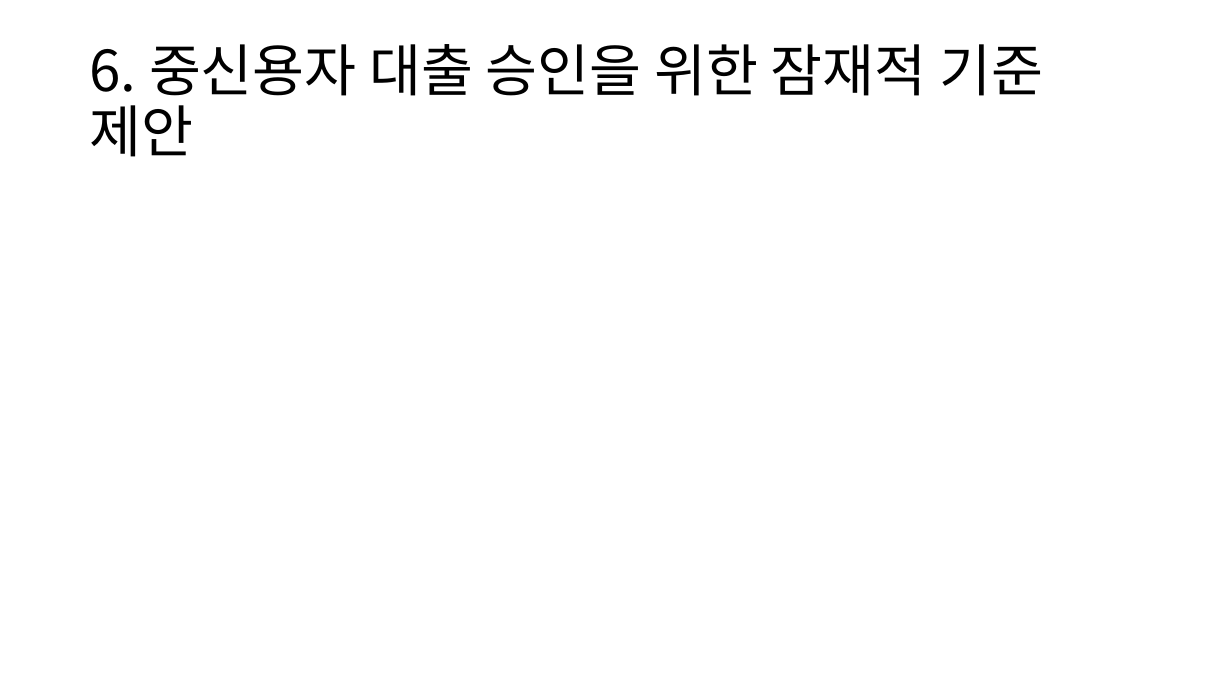
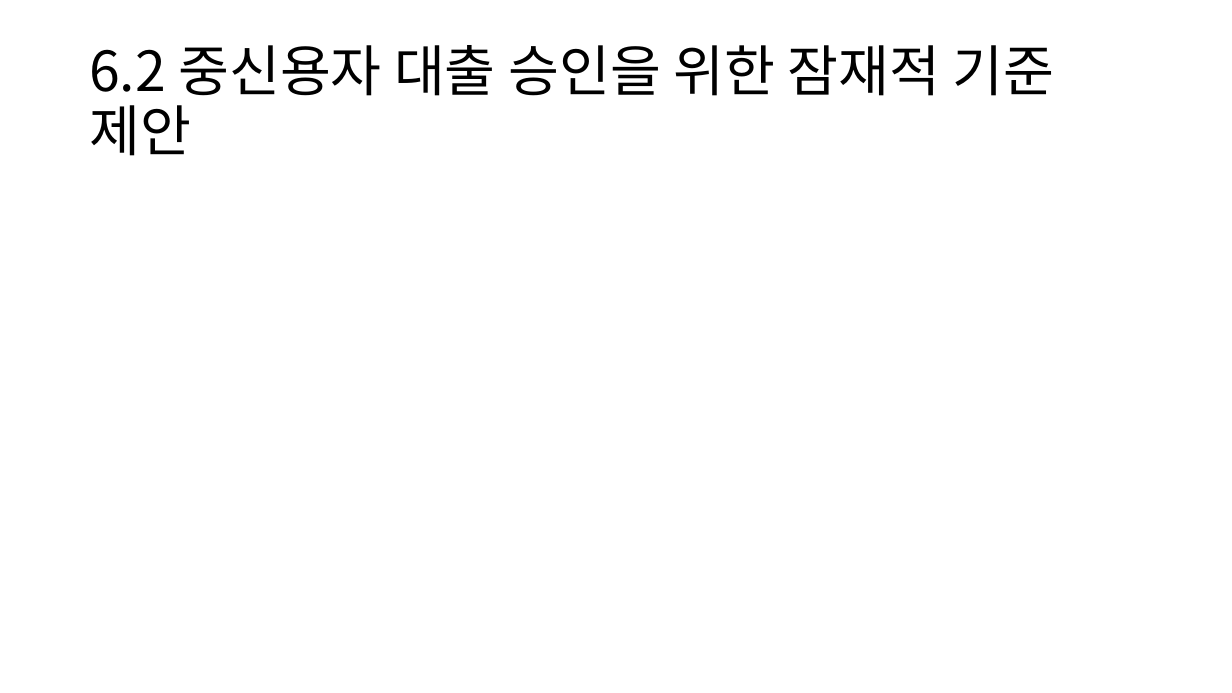
Before and after one commit to HANARONE/dh01, a slide deck: slide 22 of 1차 자료/개인고객 신용등급 산정 모델링.pptx. Drawn at 1232x693 pixels with LibreOffice and Linux fonts; fonts in the diff are those of the drawing. Boxes give left, top, right and bottom in pixels: in the first picture for what was removed or moved away, otherwise in the second. Text is boxed around its words. In the diff, an @@ line names an element or a change of style, - is before the commit and + after.

```diff
--- a/1차 자료/개인고객 신용등급 산정 모델링.pptx
+++ b/1차 자료/개인고객 신용등급 산정 모델링.pptx
@@ title at [89, 45, 1054, 156]: text changed; size 44 to 43.1 pt @@
-6. 중신용자 대출 승인을 위한 잠재적 기준 제안
+6.2 중신용자 대출 승인을 위한 잠재적 기준 제안
```
Also in this commit, not shown: 6 other slides changed, 1 slide added, 1 slide removed, 5 other files.
